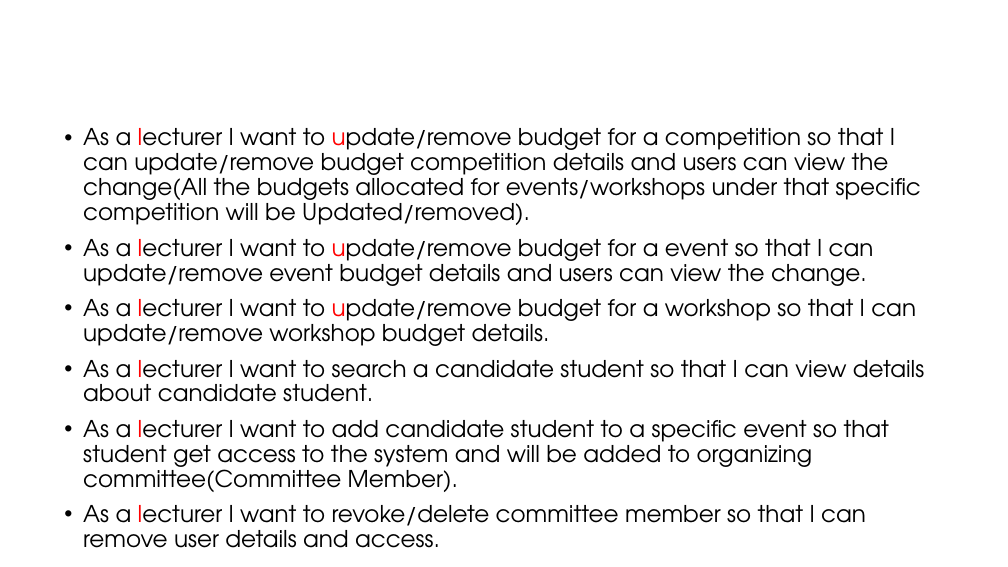
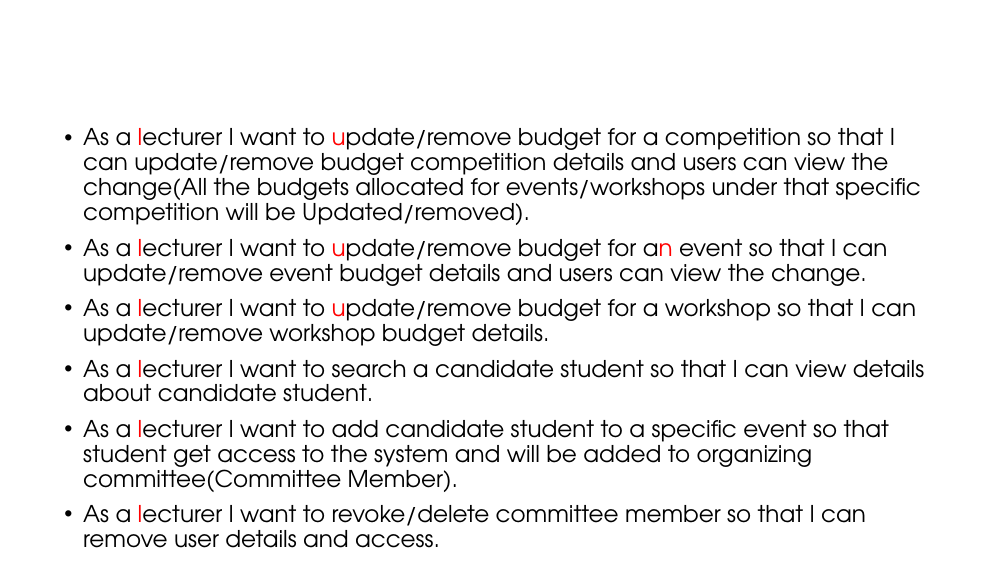
Before and after one commit to Sajith16/CSSEDocs, a slide deck: slide 10 of CodeFest-Management-Tool.pptx. Drawn at 1008x567 pixels with LibreOffice and Linux fonts; fonts in the diff are those of the drawing; background and template pictures are left out. Boxes give left, top, right and bottom in pixels: in the first picture for what was removed or moved away, otherwise in the second. Text is boxed around its words. In the diff, an @@ line names an element or a change of style, - is before the commit and + after.

```diff
--- a/CodeFest-Management-Tool.pptx
+++ b/CodeFest-Management-Tool.pptx
@@ text at box(83, 239, 888, 286): text changed @@
-• As a lecturer I want to update/remove budget for a event so that I can update/remove event budget details and users can view the change.
+• As a lecturer I want to update/remove budget for an event so that I can update/remove event budget details and users can view the change.
```
Also in this commit, not shown: 3 other slides changed.
